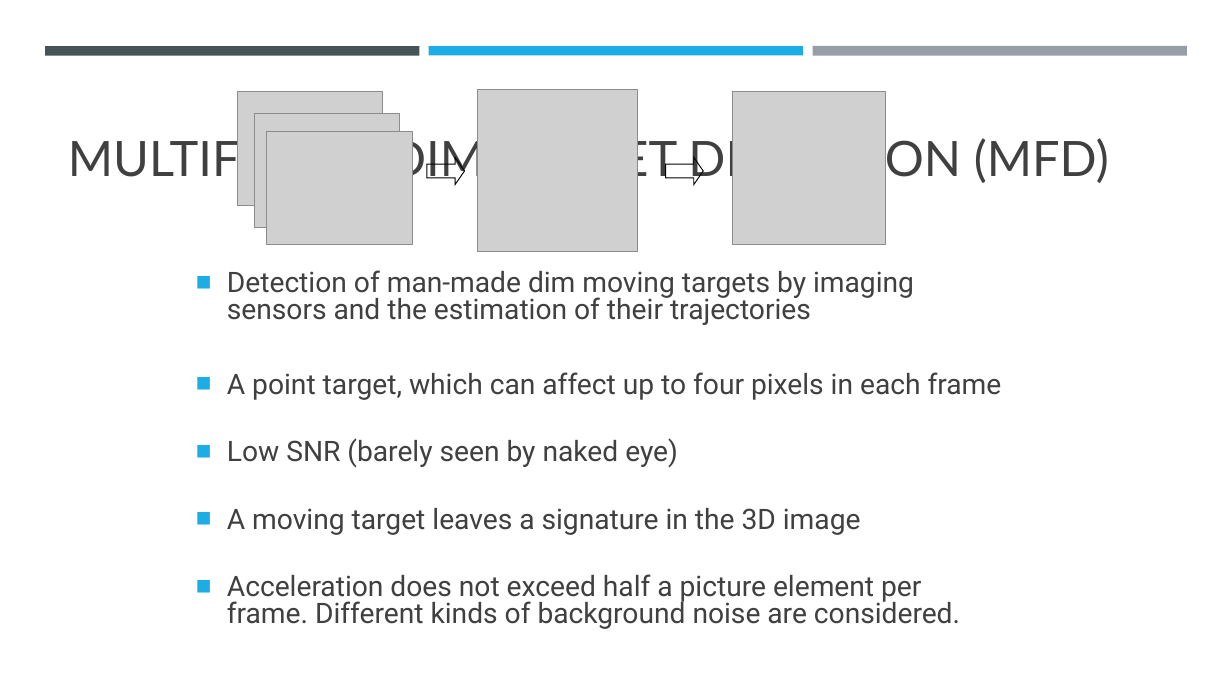
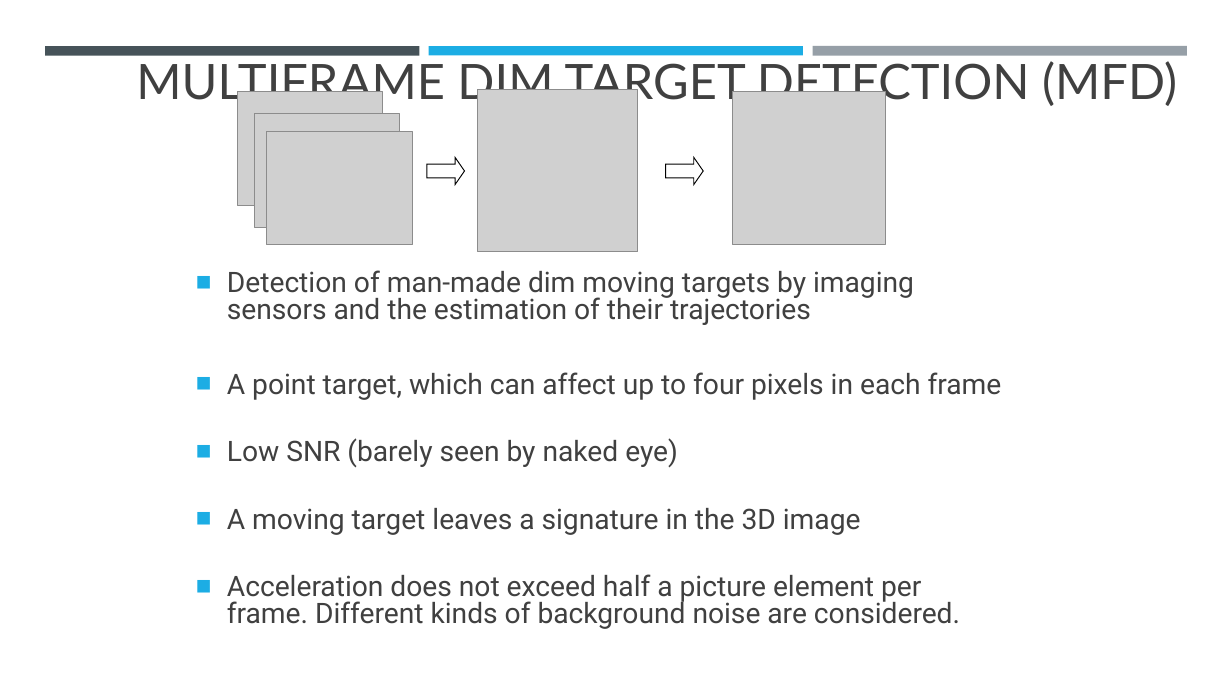
Before and after one commit to gvol11/MGA-MFD, a slide deck: slide 15 of Future Forward.pptx (slide 18 before the commit). Drawn at 1232x693 pixels with LibreOffice and Linux fonts; fonts in the diff are those of the drawing; grey boxes stand for pictures. Boxes give left, top, right and bottom in pixels: in the first picture for what was removed or moved away, otherwise in the second. Text is boxed around its words. In the diff, an @@ line names an element or a change of style, - is before the commit and + after.

```diff
--- a/Future Forward.pptx
+++ b/Future Forward.pptx
@@ title "MULTIFRAME DIM TARGET DETECTION (MFD)" rewrapped from [68,134,1109,187] to [136,61,1177,109] @@
```
Also in this commit, not shown: 3 other slides changed, 2 slides removed.
